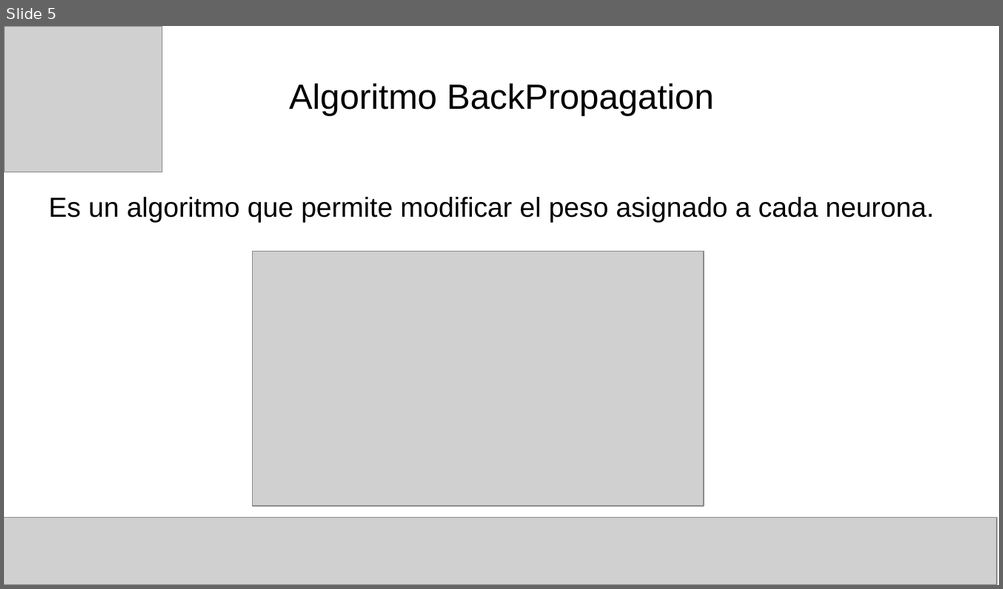
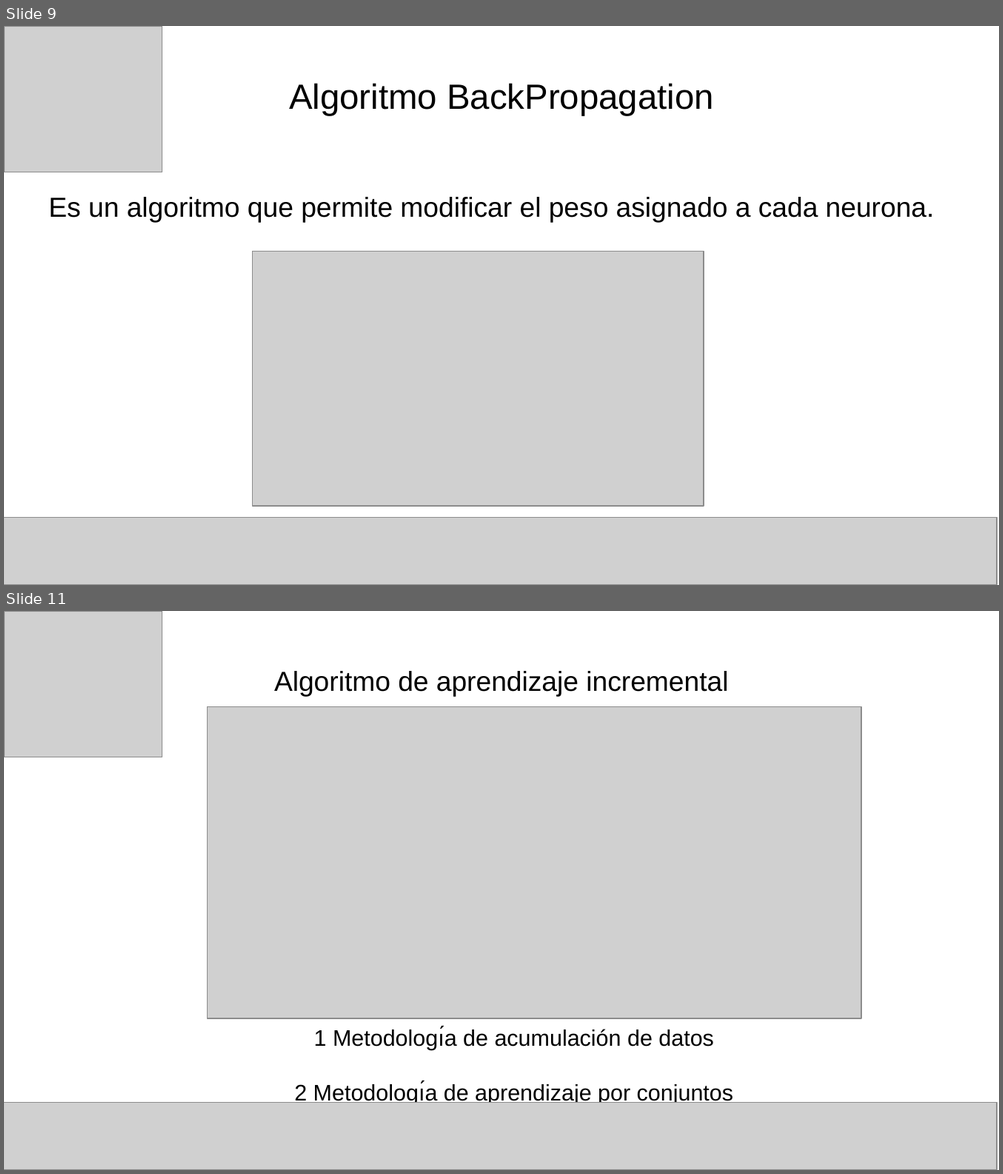
Before and after one commit to Computer-Cluster/Incremental-Learning, a slide deck: Aprendizaje incremental para la tarea de reconocimiento.odp. Shown one above the other, each under a label of ours: slide 5 before the commit, slides 9 and 11 after it; the slides between them are not shown. The pictures are 1003x589 and 1003x1174 pixels, drawn with LibreOffice and Linux fonts; fonts in the diff are those of the drawing; grey boxes stand for pictures. Boxes give left, top, right and bottom in pixels: in the first picture for what was removed or moved away, otherwise in the second. Text is boxed around its words. In the diff, an @@ line names an element or a change of style, - is before the commit and + after.

```diff
--- a/Aprendizaje incremental para la tarea de reconocimiento.odp
+++ b/Aprendizaje incremental para la tarea de reconocimiento.odp
@@ slide 11 added at [4,611,999,1170], background #FFFFFF @@
@@ picture added at [4,611,162,758] @@
@@ title added at [274,671,728,696], 22 pt, text #000000 @@
+Algoritmo de aprendizaje incremental
@@ picture added at [207,706,862,1019] @@
@@ subtitle added at [294,1028,733,1105], 18 pt, text #000000 @@
+1 Metodologı́a de acumulación de datos
+2 Metodologı́a de aprendizaje por conjuntos
@@ picture added at [4,1103,997,1170] @@
@@ what was slide 5 is now slide 9 @@
```
Also in this commit, not shown: 4 slides changed, 3 other slides added, 3 slides removed, 3 other files.
